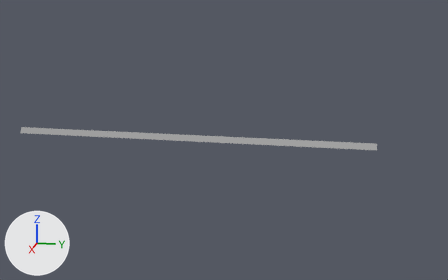
The Blender file InfiniteLoops/Infinite Triangle/untitled.blend: old version first, new version second.
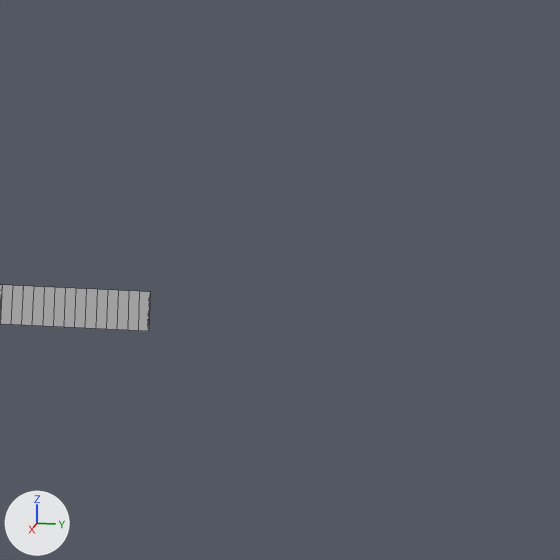
Old and new are each drawn whole from a 50 mm lens placed at (205.6, 109.5, 51.5), pointed at (-0.7, 68.2, -0.1) and again close up on the part from 78% to 100% of the width and 33% to 68% of the height. Arrows for +X, +Y and +Z are at lower left; the lights stay in place. The close-ups show mesh edges as thin lines.

Names of what the first close-up shows: 'Collection 2.006'.
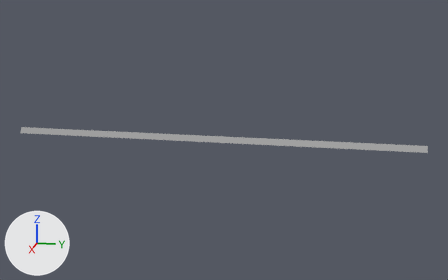
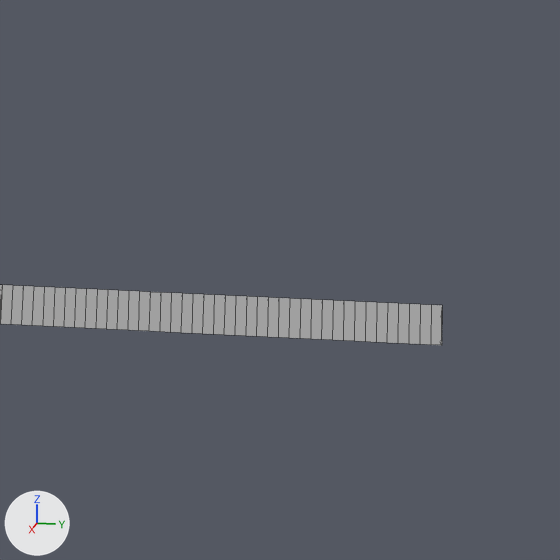
Location of each change, [x1, y1, x2, y2] in pixels of the close-ups (560 x 560 px):
'Collection 2.007', added: after [149, 292, 442, 345]

Diff of the bpy script that builds the scene:
```diff
--- a/InfiniteLoops/Infinite Triangle/untitled.blend.py
+++ b/InfiniteLoops/Infinite Triangle/untitled.blend.py
@@ mat_material_002 @@
 mat_material_002.base_color = (0.0, 0.341, 1.0)  # blue #009eff
-mat_material_002.strength = 6.0
+mat_material_002.strength = 7.3
@@ mat_material_003 @@
 mat_material_003.base_color = (1.0, 0.0166, 0.0567)  # red #ff2343
-mat_material_003.strength = 5.0
+mat_material_003.strength = 6.0
@@ ob_collection_2_007 @@
+ob_collection_2_007 = bpy.data.objects.new('Collection 2.007', None)
+ob_collection_2_007.location = (0.0, 128.0, 0.0)
+ob_collection_2_007.instance_type = 'COLLECTION'
+ob_collection_2_007.instance_collection = col_collection_2
```
